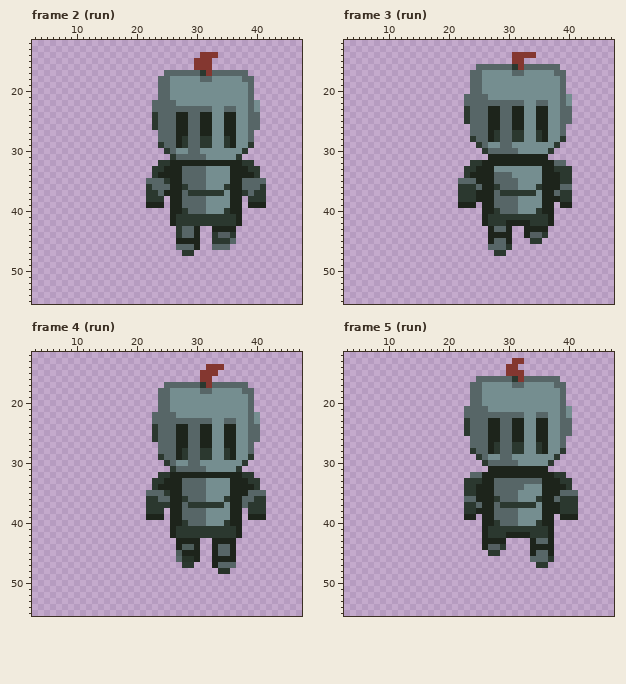
Two versions of one pixel-art file, Dimension Deck/Assets/Sprites/player/knight/down-knight.aseprite. The first picture shows the starting point.
64x64 pixels, 17 frames. Colours within 5 levels of each other are drawn and written as one. Shown: frame 2 (run): x 3..47, y 12..55; frame 3 (run): x 3..47, y 12..55; frame 4 (run): x 3..47, y 12..55; frame 5 (run): x 3..47, y 12..55. The commit also changed other frames, which this record leaves out.
Now the later version:
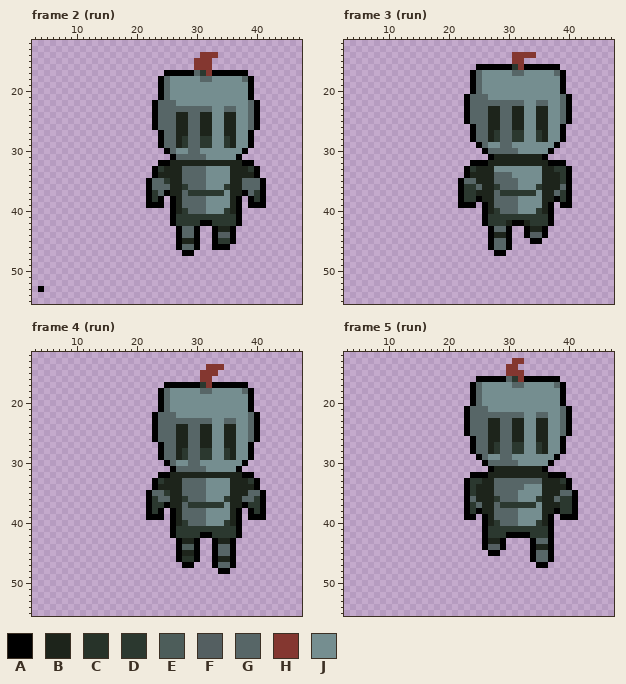
Palette (. is transparent): A #000000  B #1d241b  C #273329  D #2b382f  E #4d5d5a  F #545f61  G #576667  H #843730  J #758e90
What changed:
Changed rows in their new state; - is an unchanged pixel.
Frame 2 (run):
first column x 22:
17 ---AAAAA---AAAAAA---
18 --A--------------A--
19 --A--------------A--
20 --A--------------A--
21 --A--------------A--
22 -A----------------A-
23 -A----------------A-
24 -A----------------A-
25 -A----------------A-
26 -A----------------A-
27 --A--------------A--
28 --A--------------A--
29 --A--------------A--
30 ---A------------A---
31 ----A----------A----
32 --AA------------AA--
33 -A----------------A-
34 -A----------------A-
35 A------------------A
36 A------------------A
37 A--A------------A--A
38 A-A-A----------A-A-A
39 AAA-A----------A-AAA
40 ----A----------A----
41 ----A----------A----
42 ----A----AA----A----
43 -----A--A--A--A-----
44 -----A--A--A--A-----
45 -----A--A--A--A-----
46 -----A--A--AAA------
47 ------AA------------
first column x 4:
53 A
Frame 3 (run):
first column x 22:
16 ---AAAAAA--AAAAAA--
17 --A--------------A-
18 --A--------------A-
19 --A--------------A-
20 --A--------------A-
21 -A----------------A
22 -A----------------A
23 -A----------------A
24 -A----------------A
25 -A----------------A
26 --A--------------A-
27 --A--------------A-
28 --A--------------A-
29 ---A------------A--
30 ----A----------A---
31 -----A--------A----
32 --AAA----------AAA-
33 -A----------------A
34 -A----------------A
35 A-----------------A
36 A-----------------A
37 A-----------------A
38 A--A------------A-A
39 AAA-A----------A-AA
40 ----A----------A---
41 ----A----------A---
42 ----A----AA----A---
43 -----A--A--A--A----
44 -----A--A--A--A----
45 -----A--A---AA-----
46 -----A--A----------
47 ------AA-----------
Frame 4 (run):
first column x 22:
17 ---AAAAAA--AAAAAA---
18 --A--------------A--
19 --A--------------A--
20 --A--------------A--
21 --A--------------A--
22 -A----------------A-
23 -A----------------A-
24 -A----------------A-
25 -A----------------A-
26 -A----------------A-
27 --A--------------A--
28 --A--------------A--
29 --A--------------A--
30 ---A------------A---
31 ----A----------A----
32 --AA------------AA--
33 -A----------------A-
34 -A----------------A-
35 A------------------A
36 A------------------A
37 A--A------------A--A
38 A-A-A----------A-A-A
39 AAA-A----------A-AAA
40 ----A----------A----
41 ----A----------A----
42 ----A----AA----A----
43 -----A--A--A--A-----
44 -----A--A--A--A-----
45 -----A--A--A--A-----
46 -----A--A--A--A-----
47 ------AA---A--A-----
48 ------------AA------
Frame 5 (run):
first column x 23:
16 --AAAAA---AAAAAA---
17 -A--------------A--
18 -A--------------A--
19 -A--------------A--
20 -A--------------A--
21 A----------------A-
22 A----------------A-
23 A----------------A-
24 A----------------A-
25 A----------------A-
26 -A--------------A--
27 -A--------------A--
28 -A--------------A--
29 --A------------A---
30 ---A----------A----
31 ----A--------A-----
32 -AAA----------AAA--
33 A----------------A-
34 A----------------A-
35 A-----------------A
36 A-----------------A
37 A-----------------A
38 A-A------------A--A
39 AA-A----------A-AAA
40 ---A----------A----
41 ---A----------A----
42 ---A---AAAA---A----
43 ---A--A----A--A----
44 ---A--A----A--A----
45 ----AA-----A--A----
46 -----------A--A----
47 ------------AA-----
Pixel boxes of the changes (left, top, right, bottom) in both pictures:
changed: (146, 70, 266, 256)
added: (38, 286, 44, 292)
changed: (458, 64, 572, 256)
changed: (146, 382, 266, 574)
changed: (464, 376, 578, 568)
